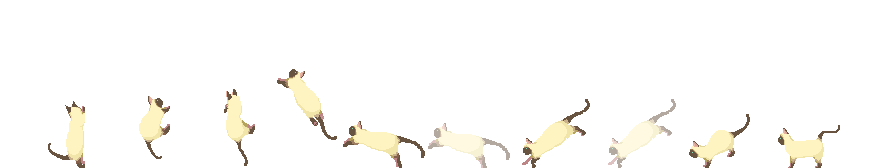
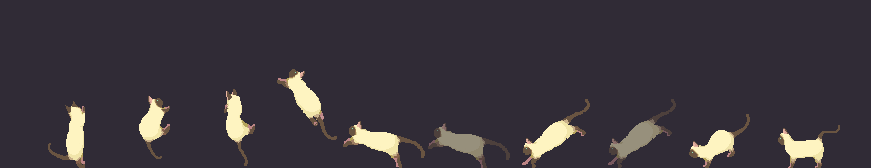
Layer changes from the first 871×168 image to the second:
added layer "图层 3" over [0, 0, 871, 168]
